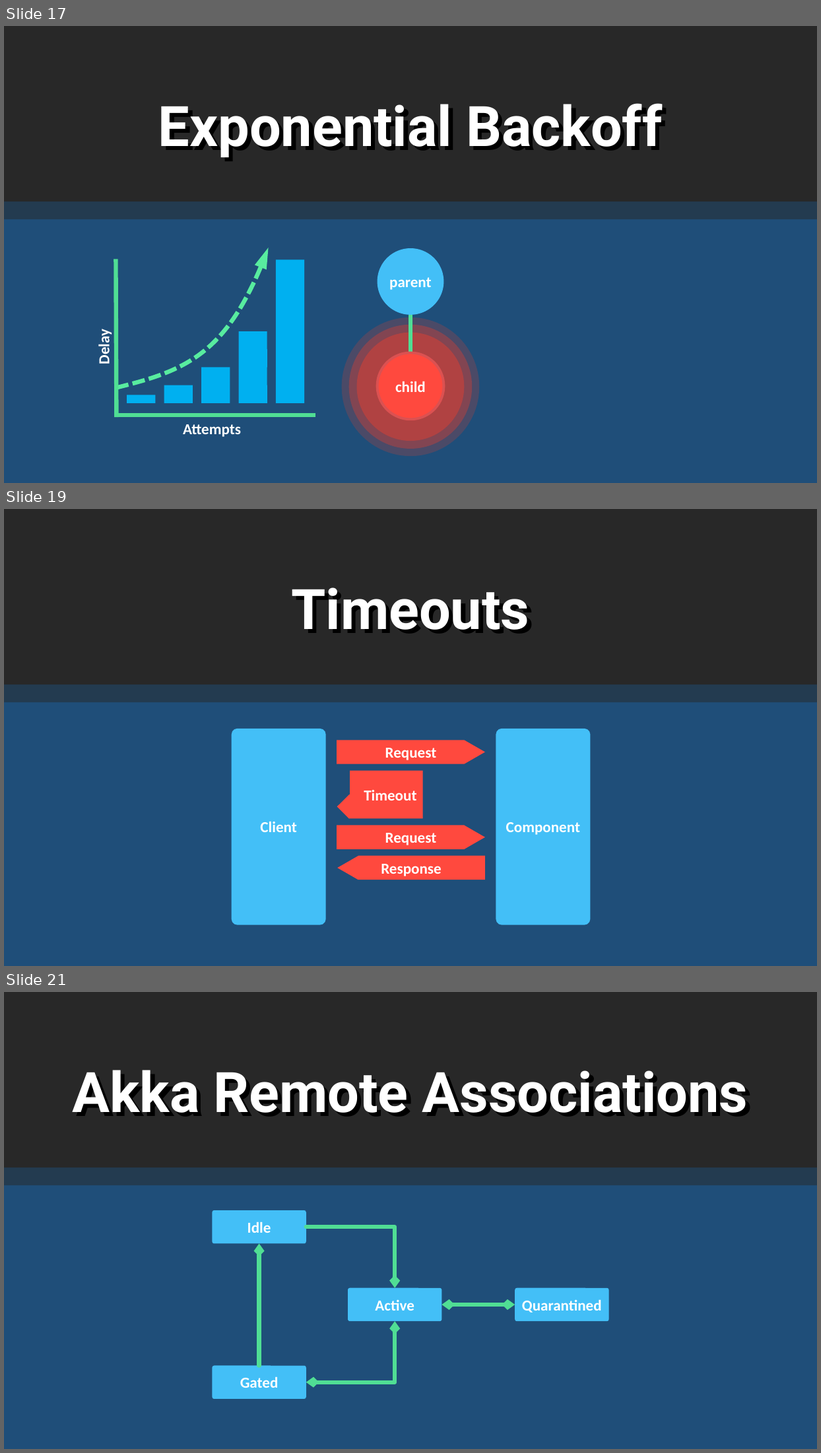
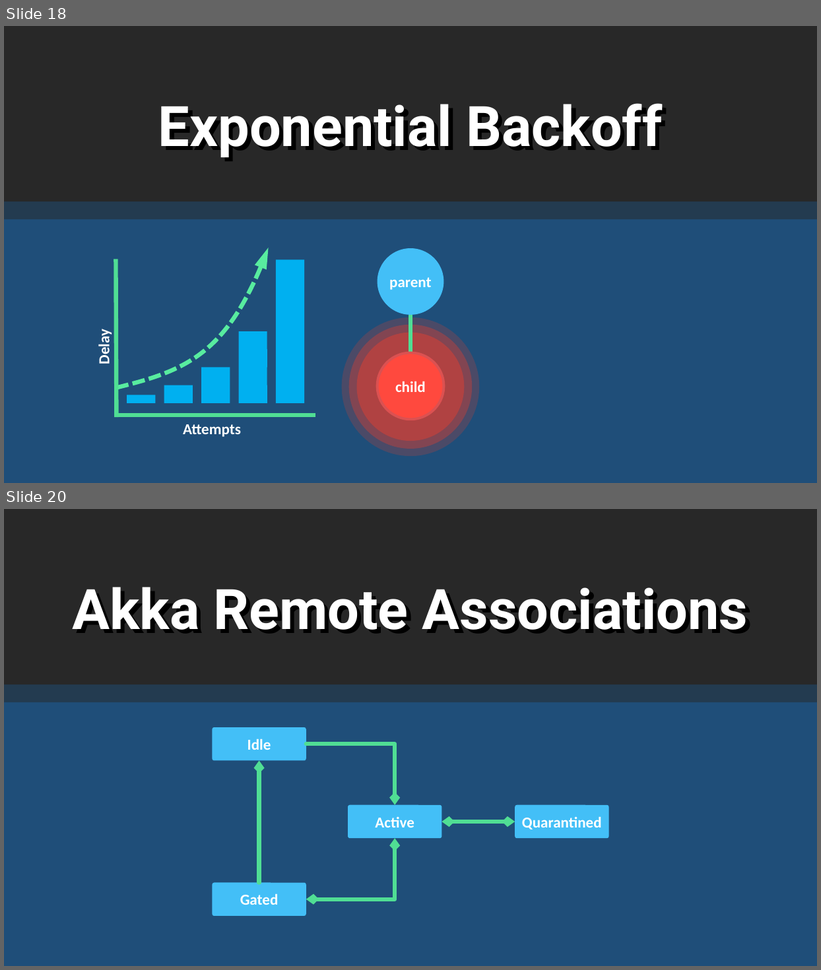
Before and after one commit to rogeralsing/Presentations, a slide deck: FailingGracefully/QConSP/failingactors.pptx. Shown one above the other, each under a label of ours: slides 17, 19 and 21 before the commit, slides 18 and 20 after it; the slides between them are not shown. The pictures are 821x1453 and 821x970 pixels, drawn with LibreOffice and Linux fonts; fonts in the diff are those of the drawing. Boxes give left, top, right and bottom in pixels: in the first picture for what was removed or moved away, otherwise in the second. Text is boxed around its words. In the diff, an @@ line names an element or a change of style, - is before the commit and + after.

```diff
--- a/FailingGracefully/QConSP/failingactors.pptx
+++ b/FailingGracefully/QConSP/failingactors.pptx
@@ slide 19 removed at (x1=4, y1=509, x2=817, y2=966), background #1F4E79 @@
@@ rounded rectangle removed at (x1=4, y1=509, x2=817, y2=685) @@
@@ text removed at (x1=291, y1=588, x2=529, y2=630) @@
-Timeouts
@@ rounded rectangle removed at (x1=4, y1=685, x2=817, y2=702) @@
@@ rounded rectangle removed at (x1=232, y1=729, x2=326, y2=925) @@
-Client
@@ freeform shape removed at (x1=337, y1=740, x2=485, y2=764) @@
-Request
@@ rounded rectangle removed at (x1=496, y1=729, x2=591, y2=925) @@
-Component
@@ freeform shape removed at (x1=337, y1=770, x2=423, y2=819) @@
-Timeout
@@ freeform shape removed at (x1=337, y1=826, x2=485, y2=850) @@
-Request
@@ freeform shape removed at (x1=338, y1=856, x2=485, y2=881) @@
-Response
@@ what was slide 17 is now slide 18 @@
@@ what was slide 21 is now slide 20 @@
```
Also in this commit, not shown: 7 slides changed, 5 slides added, 5 other slides removed, 3 other files.
